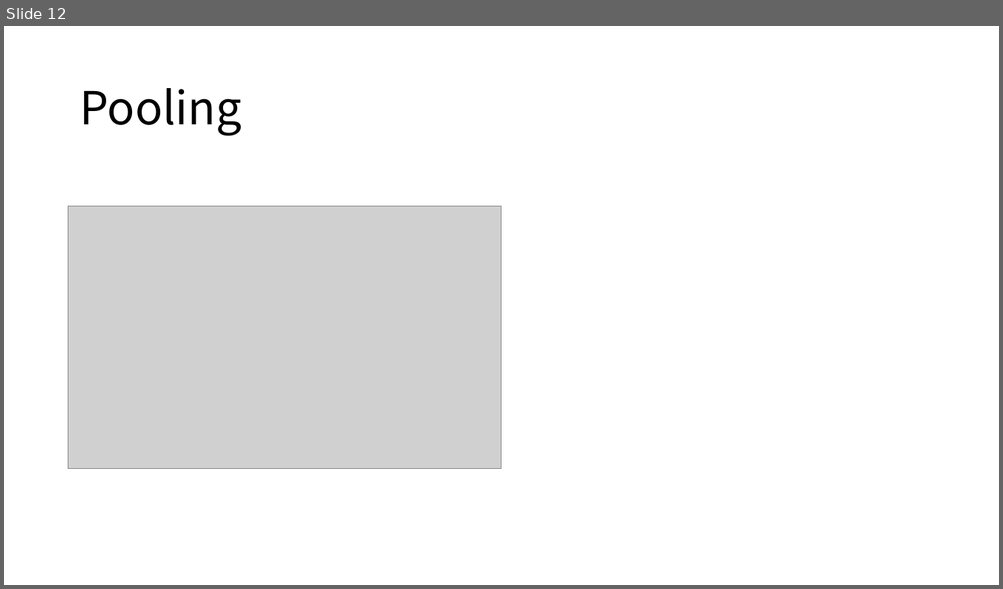
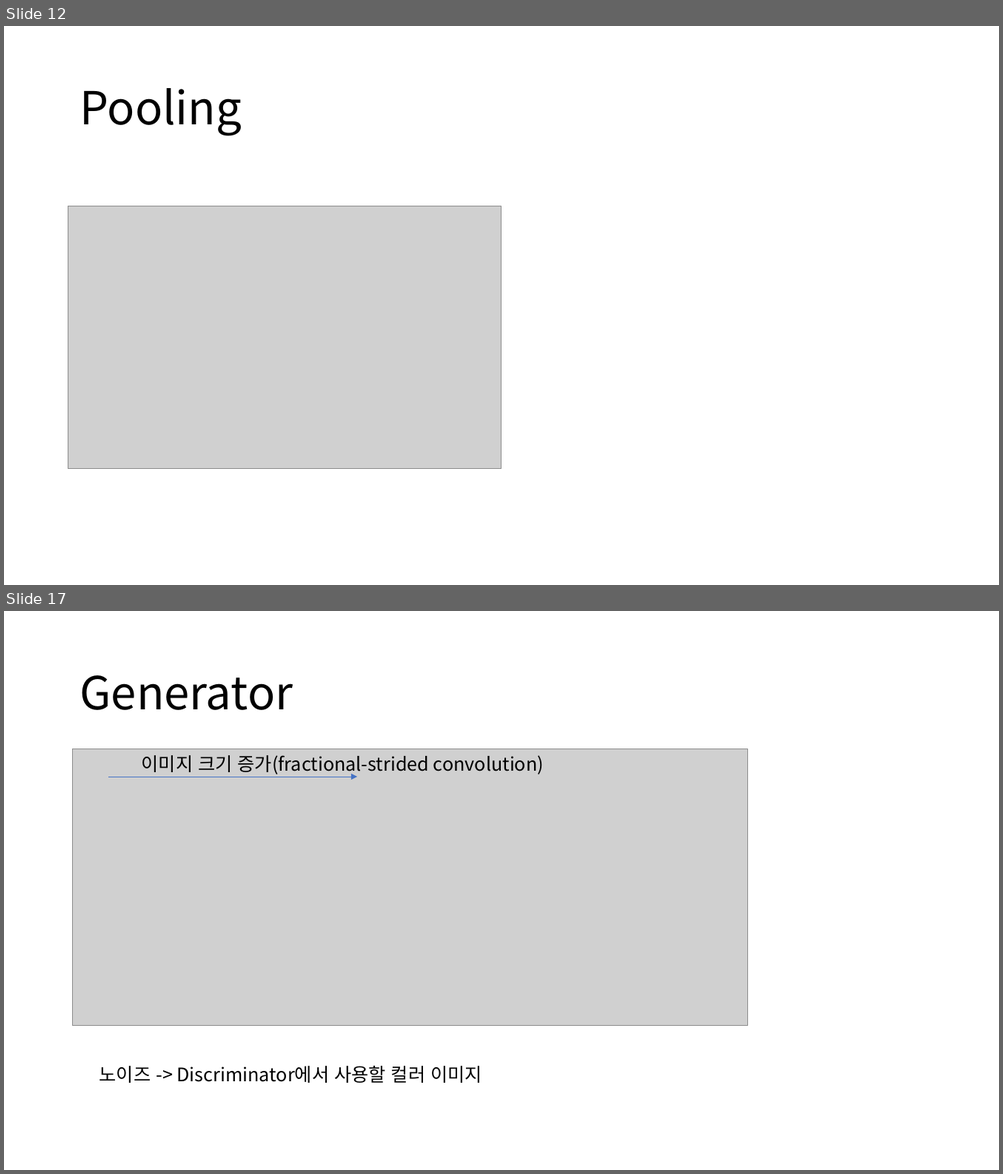
Before and after one commit to gudrb/GAN, a slide deck: CNN.pptx. Shown one above the other, each under a label of ours: slide 12 before the commit, slides 12 and 17 after it; the slides between them are not shown. The pictures are 1003x589 and 1003x1174 pixels, drawn with LibreOffice and Linux fonts; fonts in the diff are those of the drawing; grey boxes stand for pictures. Boxes give left, top, right and bottom in pixels: in the first picture for what was removed or moved away, otherwise in the second. Text is boxed around its words. In the diff, an @@ line names an element or a change of style, - is before the commit and + after.

```diff
--- a/CNN.pptx
+++ b/CNN.pptx
@@ slide 17 added at (4, 611, 999, 1170), background #FFFFFF @@
@@ title added at (79, 675, 293, 710), 44 pt, text #000000 @@
+Generator
@@ picture added at (73, 749, 748, 1026) @@
@@ text added at (142, 755, 543, 775), 18 pt, text #000000 @@
+이미지 크기 증가(fractional-strided convolution)
@@ arrow added from (108, 777) to (357, 777), #4472C4 0.5 pt @@
@@ text added at (99, 1066, 482, 1083), 18 pt, text #000000 @@
+노이즈 -> Discriminator에서 사용할 컬러 이미지
```
Also in this commit, not shown: 1 slide changed, 7 other slides added, 3 other files.
